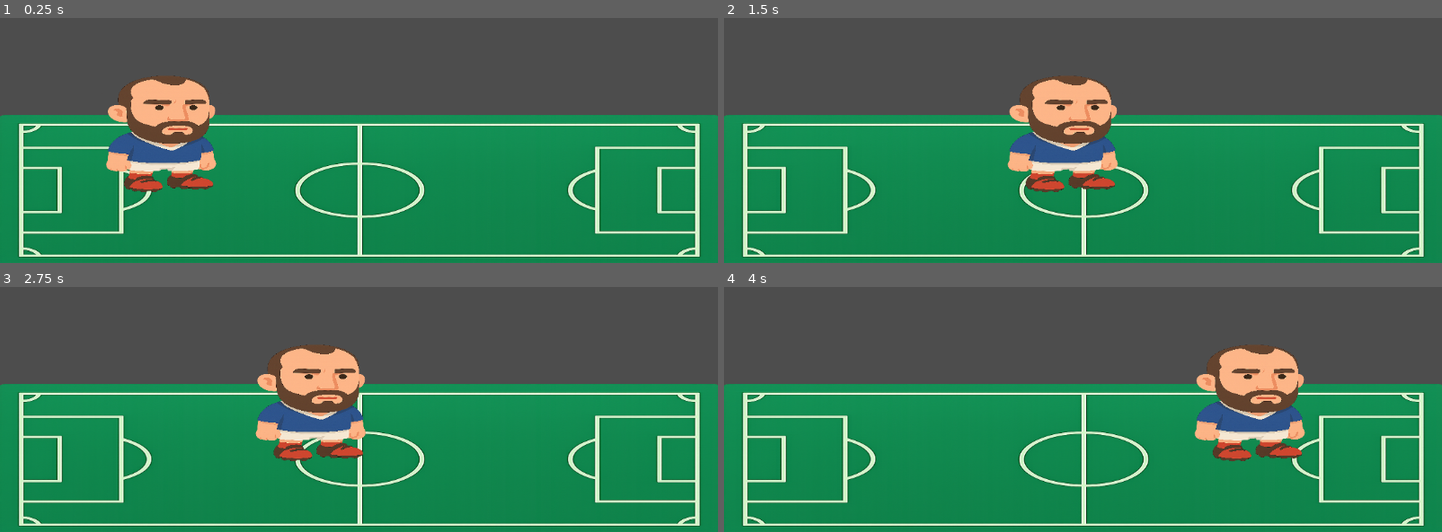
Above: before the commit, frames 1-4 (two rows, left to right).
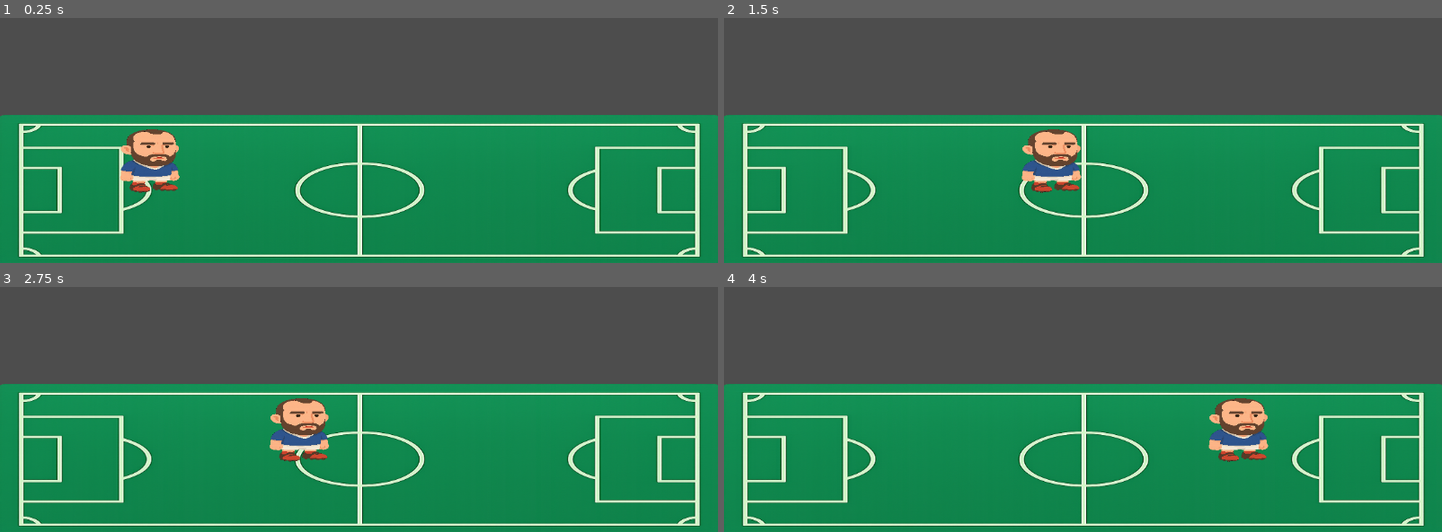
Above: after the commit, the same moments.

Repository: LeoSebastian23/Cabezotas-Game
Game: Godot game, scene res://escena01.tscn
Same seed, same stepped clock (60 frames per second), same inputs: the game is played once before the commit and once after it.
Inputs:
- Up to frame 1 (0.25 s): no input
- Up to frame 2 (1.5 s): tap Enter (ui_accept) at 0.5, 0.77 s; hold Right (ui_right) from 0.53 s (still down)
- Up to frame 3 (2.75 s): tap Enter (ui_accept) at 1.52 s; release Right (ui_right) at 2.03 s; hold Left (ui_left) from 2.03 s (still down)
- Up to frame 4 (4 s): release Left (ui_left) at 2.78 s; hold Right (ui_right) from 2.78 s (still down); tap Enter (ui_accept) at 3.02, 3.77 s

The runs differ from the first frame. In frame 1, 5.8% of the frame differs, in the area x 14-31%, y 23-72%; in frame 2, 5.8%; in frame 3, 5.8%; in frame 4, 5.8%.

Commit message:
Se agrega prototipo de Menu Principal

Diff:
--- /dev/null
+++ b/Menu.tscn
@@ -0,0 +1,74 @@
+[gd_scene load_steps=4 format=3 uid="uid://cpideu5juh0wf"]
+
+[ext_resource type="Texture2D" uid="uid://clxi0aypqkpyb" path="res://assets/portada CG.jpg" id="1_uubjt"]
+
+[sub_resource type="StyleBoxFlat" id="StyleBoxFlat_dgl6r"]
+bg_color = Color(0.956947, 0.361152, 0.082435, 1)
+corner_radius_top_left = 40
+corner_radius_top_right = 40
+corner_radius_bottom_right = 40
+corner_radius_bottom_left = 40
+shadow_size = 2
+shadow_offset = Vector2(0, 2)
+
+[sub_resource type="StyleBoxFlat" id="StyleBoxFlat_isjc3"]
+bg_color = Color(0.943688, 0.490342, 1.34766e-06, 1)
+corner_radius_top_left = 40
+corner_radius_top_right = 40
+corner_radius_bottom_right = 40
+corner_radius_bottom_left = 40
+expand_margin_left = 30.0
+expand_margin_right = 30.0
+shadow_size = 5
+shadow_offset = Vector2(0, 3.14)
+
+[node name="Menu" type="Control"]
+layout_mode = 3
+anchors_preset = 15
+anchor_right = 1.0
+anchor_bottom = 1.0
+grow_horizontal = 2
+grow_vertical = 2
+
+[node name="TextureRect" type="TextureRect" parent="."]
+layout_mode = 1
+anchors_preset = 15
+anchor_right = 1.0
+anchor_bottom = 1.0
+grow_horizontal = 2
+grow_vertical = 2
+texture = ExtResource("1_uubjt")
+expand_mode = 1
+
+[node name="HBoxContainer" type="HBoxContainer" parent="."]
+layout_mode = 1
+anchors_preset = 7
+anchor_left = 0.5
+anchor_top = 1.0
+anchor_right = 0.5
+anchor_bottom = 1.0
+offset_left = -413.5
+offset_top = -103.0
+offset_right = 413.5
+grow_horizontal = 2
+grow_vertical = 0
+theme_override_constants/separation = 95
+alignment = 1
+
+[node name="Play" type="Button" parent="HBoxContainer"]
+layout_mode = 2
+size_flags_vertical = 4
+theme_override_font_sizes/font_size = 50
+theme_override_styles/hover = SubResource("StyleBoxFlat_dgl6r")
+theme_override_styles/normal = SubResource("StyleBoxFlat_isjc3")
+text = "JUGAR
+"
+
+[node name="Exit" type="Button" parent="HBoxContainer"]
+layout_mode = 2
+size_flags_vertical = 4
+theme_override_font_sizes/font_size = 50
+theme_override_styles/hover = SubResource("StyleBoxFlat_dgl6r")
+theme_override_styles/normal = SubResource("StyleBoxFlat_isjc3")
+text = "SALIR
+"
--- a/escena01.tscn
+++ b/escena01.tscn
@@ -10,5 +10,5 @@
 scale = Vector2(10.1008, 5.00678)
 
 [node name="Node2D" parent="StaticBody2D" instance=ExtResource("2_oqbf3")]
-position = Vector2(-31.1856, -19.3737)
-scale = Vector2(0.229479, 0.276783)
+position = Vector2(-33.1657, -10.7854)
+scale = Vector2(0.124, 0.15)
--- a/floor.tscn
+++ b/floor.tscn
@@ -1,6 +1,6 @@
 [gd_scene load_steps=3 format=3 uid="uid://gbsmlk4aro4q"]
 
-[ext_resource type="Texture2D" uid="uid://fwoi34gq84bg" path="res://suelo.png" id="1_oj3tl"]
+[ext_resource type="Texture2D" uid="uid://fwoi34gq84bg" path="res://assets/suelo.png" id="1_oj3tl"]
 
 [sub_resource type="RectangleShape2D" id="RectangleShape2D_cgngl"]
 size = Vector2(114, 25)
--- a/player01.tscn
+++ b/player01.tscn
@@ -1,7 +1,7 @@
 [gd_scene load_steps=4 format=3 uid="uid://03t7scijjfpj"]
 
 [ext_resource type="Script" uid="uid://ciqr75hs7idbd" path="res://player_01.gd" id="1_1dy0f"]
-[ext_resource type="Texture2D" uid="uid://db7bov8g4cngv" path="res://player01.png" id="1_avpci"]
+[ext_resource type="Texture2D" uid="uid://db7bov8g4cngv" path="res://assets/player01.png" id="1_avpci"]
 
 [sub_resource type="RectangleShape2D" id="RectangleShape2D_1dy0f"]
 size = Vector2(77, 137)
--- a/player_01.gd
+++ b/player_01.gd
@@ -1,9 +1,10 @@
 extends CharacterBody2D
 
 
-const SPEED = 300.0
-const JUMP_VELOCITY = -400.0
+var SPEED = 300.0
+var JUMP_VELOCITY = -400.0
 
+var gravity = 980
 
 func _physics_process(delta: float) -> void:
 	# Add the gravity.
--- a/project.godot
+++ b/project.godot
@@ -13,4 +13,4 @@
 config/name="EDI III"
 run/main_scene="uid://dpfin7n41jmeh"
 config/features=PackedStringArray("4.4", "Forward Plus")
-config/icon="res://icon.svg"
+config/icon="res://assets/icon.svg"
Not shown, changed: assets/CABEZOTAS G.png.import
Not shown, changed: assets/Portada Cabezotas Game.png.import
Renamed: icon.svg -> assets/icon.svg
Not shown, added: assets/icon.svg.import
Renamed: player01.png -> assets/player01.png
Not shown, changed: assets/player01.png.import
Binary file added: assets/portada CG.jpg
Not shown, added: assets/portada CG.jpg.import
Not shown, added: assets/portada CG.png.import
Renamed: suelo.png -> assets/suelo.png
Not shown, added: assets/suelo.png.import
